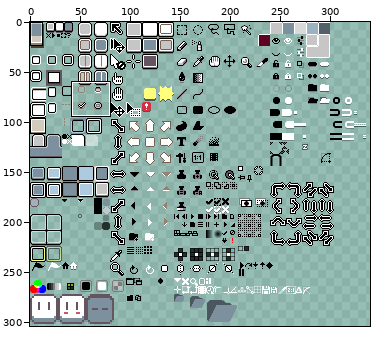
Sprite sheet -- data/extensions/aseprite-theme/sheet.png. Above: a wide view before the commit, with the close-up outlined.
Close-up. Before the edit:
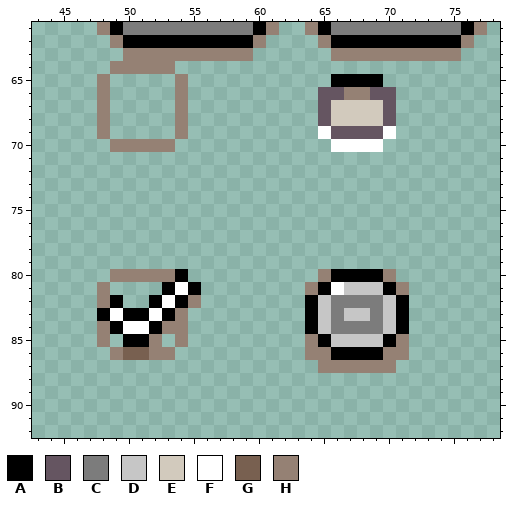
The file is 340x304 pixels. Pixels under 10% opacity are left out. Colours within 5 levels of each other are drawn and written as one. Shown: x 43..78, y 61..92.
Palette (. is transparent): A #000000  B #655561  C #7c7c7c  D #c6c6c6  E #d2cabd  F #ffffff  G #786050  H #958174
Pixels before, first column x 48:
61 HACCCCCCCCCCAH..HACCCCCCCCCCAH
62 .HAAAAAAAAAAH....HAAAAAAAAAAH.
63 ..HHHHHHHHHH......HHHHHHHHHH..
64 .HHHHH........................
65 H.....H...........AAAA........
66 H.....H..........BBHHBB.......
67 H.....H..........BEEEEB.......
68 H.....H..........BEEEEB.......
69 H.....H..........FBBBBF.......
70 .HHHHH............FFFF........
71 ..............................
72 ..............................
73 ..............................
74 ..............................
75 ..............................
76 ..............................
77 ..............................
78 ..............................
79 ..............................
80 .HHHHHA..........HAAAAH.......
81 H....AFA........HAFDDDAH......
82 HA..AFAH........ADCCCCDA......
83 AFAAFAH.........ADCDDCDA......
84 HAFFAHH.........ADCCCCDA......
85 H.AAH.H.........HADDDDAH......
86 .HGGHH..........HHAAAAHH......
87 .................HHHHHH.......
After:
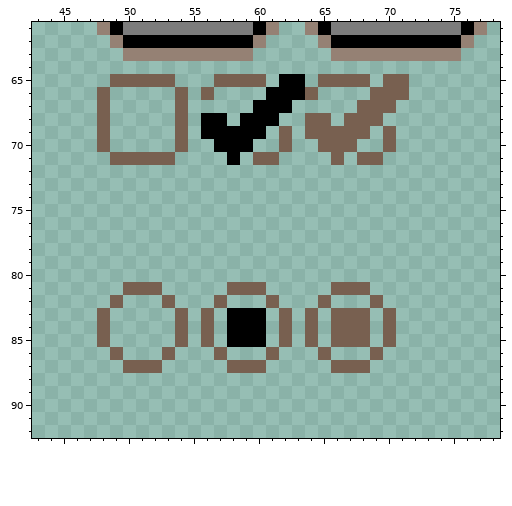
Edits made:
Colour A is added in row 65 at x 62 to 63; in row 66 at x 61 to 63; in row 67 at x 60 to 62; in row 68 at x 56 to 57 and 59 to 61; in row 69 at x 56 to 60; in row 70 at x 57 to 59.
Colour A is added in row 71 at x 58; in rows 83 to 85 at x 58 to 60.
Colour G is added in row 65 at x 49 to 53, 57 to 60, 65 and 70 to 71; in row 66 at x 56, 64 and 71; in row 68 at x 64; in row 69 at x 62 and 64; in row 70 at x 48, 54, 62, 65 and 70; in row 71 at x 49 to 53, 60 to 61, 66 and 68 to 69.
Colour G is added in row 81 at x 50 to 52 and 58 to 60; in row 82 at x 57 and 61; in rows 83 to 85 at x 56 and 62; in row 86 at x 57 and 61; in row 87 at x 50 to 52 and 58 to 60.
Colour G replaces colour A in row 65 at x 66 to 68; in row 82 at x 49; in row 83 at x 48 and 64; in row 84 at x 64; in row 85 at x 70; in row 86 at x 69.
Colour G replaces colour B in row 66 at x 69 to 70; in row 67 at x 70; in row 68 at x 65; in row 69 at x 66 to 68.
Colour G replaces colour C in row 82 at x 69; in row 83 at x 66; in row 84 at x 66 to 68.
Colour G replaces colour D in row 81 at x 67 to 68; in row 82 at x 65; in row 83 at x 67 to 68 and 70; in row 84 at x 70; in row 85 at x 66 to 68.
Colour G replaces colour E in row 67 at x 68 to 69; in row 68 at x 67 to 69.
Colour G replaces colour F in row 69 at x 65 and 70; in row 70 at x 66 to 67; in row 81 at x 66; in row 82 at x 53.
Colour G replaces colour H in rows 66 to 69 at x 48 and 54; in row 83 at x 54; in row 84 at x 48 and 54; in row 85 at x 48, 54 and 64; in row 86 at x 49, 53 and 65; in row 87 at x 66 to 68.
Colour A is removed in row 65 at x 69; in row 80 at x 54 and 66 to 69; in row 81 at x 53, 55, 65 and 70; in row 82 at x 52, 54, 64 and 71; in row 83 at x 50 to 51, 53 and 71; in row 84 at x 49, 52 and 71.
Colour A is removed in row 85 at x 50 to 51 and 65; in row 86 at x 66 to 68.
Colour B is removed in row 66 at x 65 to 66; in row 67 at x 65; in row 68 at x 70; in row 69 at x 69.
Colour C is removed in row 82 at x 66 to 68; in rows 83 to 84 at x 69.
Colour D is removed in row 81 at x 69; in row 82 at x 70; in rows 83 to 84 at x 65; in row 85 at x 69.
Colour E is removed in row 67 at x 66 to 67; in row 68 at x 66.
Colour F is removed in row 70 at x 68 to 69; in row 81 at x 54; in row 83 at x 49 and 52; in row 84 at x 50 to 51.
Colour G is removed in row 86 at x 50 to 51.
Colour H is removed in row 64 at x 49 to 53; in row 65 at x 48 and 54; in row 66 at x 67 to 68; in row 70 at x 49 to 53; in row 80 at x 49 to 53, 65 and 70; in row 81 at x 48, 64 and 71.
Colour H is removed in row 82 at x 48 and 55; in row 84 at x 53; in row 85 at x 52 and 71; in row 86 at x 52, 64 and 70 to 71; in row 87 at x 65 and 69 to 70.
